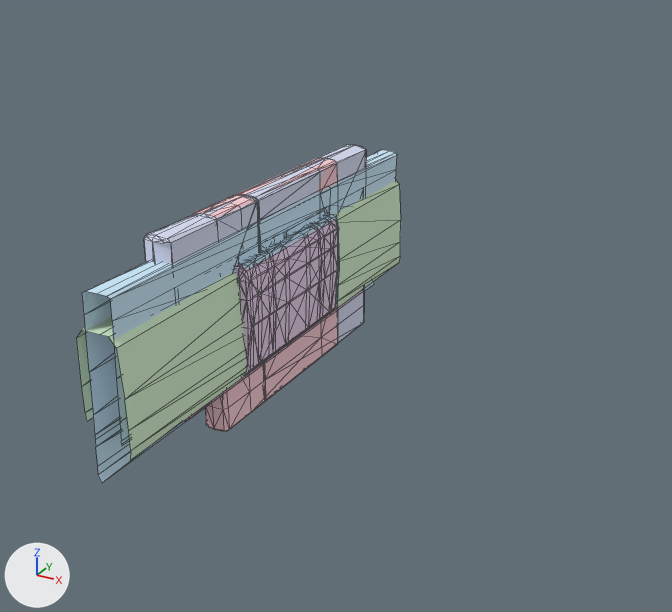
What one commit did to the glTF model static/generation_woimg/1e5cddb968df3efa94437adfc3930a08/view_input_colored.glb.
Rendered twice from a 50 mm lens placed at (0.782, -1.209, 0.596), pointed at (0.099, 0.032, -0.025). Arrows for +X, +Y and +Z are at lower left; the lights stay in place. The older version comes first. Mesh edges are drawn as thin lines. Where no turn or scale is listed for an object, it has been applied to the vertices.

Script lines for the objects in view, before the commit:
```python
ob_geometry_0 = bpy.data.objects.new('geometry_0', me_geometry_0)
ob_geometry_0.location = (0.084, 0.144, -0.323)
ob_geometry_15 = bpy.data.objects.new('geometry_15', me_geometry_15)
ob_geometry_15.location = (0.044, 0.285, 0.148)
ob_geometry_16 = bpy.data.objects.new('geometry_16', me_geometry_16)
ob_geometry_16.location = (-0.063, -0.124, 0.486)
ob_geometry_17 = bpy.data.objects.new('geometry_17', me_geometry_17)
ob_geometry_17.location = (-0.461, 0.185, -0.02)
ob_geometry_18 = bpy.data.objects.new('geometry_18', me_geometry_18)
ob_geometry_18.location = (-0.46, -0.185, -0.013)
ob_geometry_2 = bpy.data.objects.new('geometry_2', me_geometry_2)
ob_geometry_2.location = (0.039, -0.036, 0.324)
ob_geometry_3 = bpy.data.objects.new('geometry_3', me_geometry_3)
ob_geometry_3.location = (-0.302, -0.124, 0.487)
ob_geometry_5 = bpy.data.objects.new('geometry_5', me_geometry_5)
ob_geometry_5.location = (0.089, 0.002, 0.179)
ob_geometry_8 = bpy.data.objects.new('geometry_8', me_geometry_8)
ob_geometry_8.location = (-0.295, 0.001, 0.003)
```
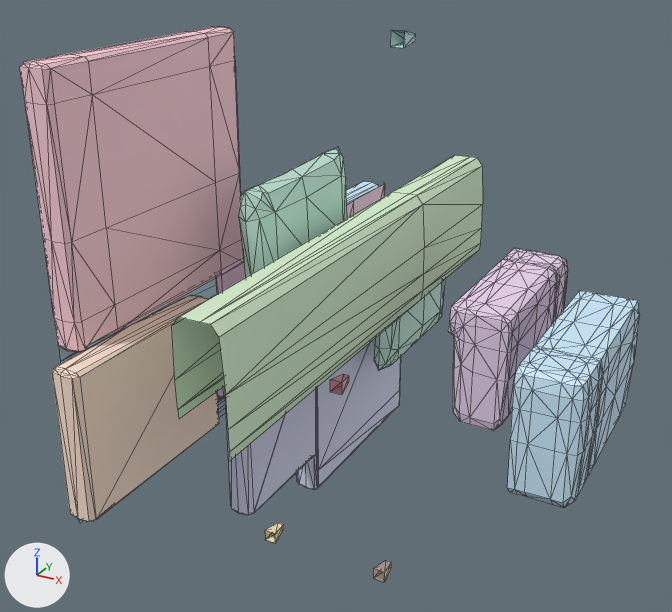
Changed parts and their boxes (x1, y1, x2, y2) in the pictures (672 x 612 px):
'geometry_0', moved
    before: (194, 158, 338, 431)
    after: (20, 27, 244, 352)
'geometry_8', moved
    before: (77, 180, 401, 460)
    after: (172, 155, 483, 462)
'geometry_18', moved
    before: (235, 220, 338, 376)
    after: (448, 248, 568, 431)
'geometry_15', moved (not visible before)
    after: (52, 295, 219, 522)
'geometry_17', moved
    before: (239, 214, 339, 308)
    after: (507, 290, 640, 507)
'geometry_2', moved
    before: (144, 145, 366, 343)
    after: (225, 339, 401, 515)
'geometry_5', moved (mostly hidden afterwards)
    before: (82, 150, 397, 482)
    after: (59, 181, 379, 523)
'geometry_1', moved (not visible before)
    after: (374, 279, 445, 371)
'geometry_3', moved (not visible before)
    after: (373, 560, 391, 583)
'geometry_16', moved (not visible before)
    after: (265, 523, 283, 543)
'geometry_13', unchanged, uncovered by the edit
    after: (239, 147, 347, 277)

Patch to the scene script:
```diff
--- a/static/generation_woimg/1e5cddb968df3efa94437adfc3930a08/view_input_colored.glb.py
+++ b/static/generation_woimg/1e5cddb968df3efa94437adfc3930a08/view_input_colored.glb.py
@@ me_geometry_18 @@
-me_geometry_18.from_pydata(...)  # 229 vertices, 426 faces; spans x 0.412..0.507, y 0.039..0.331, z -0.079..0.105
+me_geometry_18.from_pydata(...)  # 229 vertices, 426 faces; spans x 0.797..0.891, y 0.117..0.409, z -0.108..0.076
+# me_geometry_18 part 1: the whole mesh is moved by (0.384, 0.078, -0.029)
 me_geometry_18.materials.append(mat_generation_woimg_1e5cddb968df3efa94437adfc3930a08_part_18)
@@ me_geometry_17 @@
-me_geometry_17.from_pydata(...)  # 229 vertices, 426 faces; spans x 0.414..0.507, y -0.331..-0.039, z -0.073..0.112
+me_geometry_17.from_pydata(...)  # 229 vertices, 426 faces; spans x 0.946..1.038, y -0.409..-0.117, z -0.094..0.091
+# me_geometry_17 part 2: the whole mesh is moved by (0.532, -0.078, -0.021)
 me_geometry_17.materials.append(mat_generation_woimg_1e5cddb968df3efa94437adfc3930a08_part_17)
@@ me_geometry_16 @@
-me_geometry_16.from_pydata(...)  # 8 vertices, 8 faces; spans x 0.0513..0.0753, y 0.1043..0.1429, z -0.4981..-0.4741
+me_geometry_16.from_pydata(...)  # 8 vertices, 8 faces; spans x -0.0033..0.0206, y 0.167..0.2056, z -1.055..-1.031
+# me_geometry_16 part 3: the whole mesh is moved by (-0.0546, 0.0627, -0.5569)
 me_geometry_16.materials.append(mat_generation_woimg_1e5cddb968df3efa94437adfc3930a08_part_16)
@@ me_geometry_15 @@
-me_geometry_15.from_pydata(...)  # 46 vertices, 71 faces; spans x -0.068..-0.022, y -0.426..-0.144, z -0.257..-0.038
+me_geometry_15.from_pydata(...)  # 46 vertices, 71 faces; spans x -0.051..-0.006, y -0.786..-0.504, z -0.29..-0.071
+# me_geometry_15 part 4: the whole mesh is moved by (0.016, -0.361, -0.032)
 me_geometry_15.materials.append(mat_generation_woimg_1e5cddb968df3efa94437adfc3930a08_part_15)
@@ me_geometry_8 @@
-me_geometry_8.from_pydata(...)  # 36 vertices, 44 faces; spans x 0.257..0.332, y -0.419..0.415, z -0.093..0.086
+me_geometry_8.from_pydata(...)  # 36 vertices, 44 faces; spans x 0.436..0.511, y -0.443..0.392, z -0.026..0.153
+# me_geometry_8 part 5: the whole mesh is moved by (0.178, -0.024, 0.067)
 me_geometry_8.materials.append(mat_generation_woimg_1e5cddb968df3efa94437adfc3930a08_part_8)
@@ me_geometry_5 @@
-me_geometry_5.from_pydata(...)  # 60 vertices, 76 faces; spans x -0.114..-0.063, y -0.421..0.415, z -0.326..-0.034
+me_geometry_5.from_pydata(...)  # 60 vertices, 76 faces; spans x -0.141..-0.09, y -0.445..0.391, z -0.388..-0.095
+# me_geometry_5 part 6: the whole mesh is moved by (-0.026, -0.024, -0.061)
 me_geometry_5.materials.append(mat_generation_woimg_1e5cddb968df3efa94437adfc3930a08_part_5)
@@ me_geometry_3 @@
-me_geometry_3.from_pydata(...)  # 8 vertices, 8 faces; spans x 0.2899..0.3139, y 0.1044..0.1431, z -0.4992..-0.4752
+me_geometry_3.from_pydata(...)  # 8 vertices, 8 faces; spans x 0.4735..0.4975, y 0.1682..0.207, z -1.0571..-1.0332
+# me_geometry_3 part 7: the whole mesh is moved by (0.1836, 0.0639, -0.558)
 me_geometry_3.materials.append(mat_generation_woimg_1e5cddb968df3efa94437adfc3930a08_part_3)
@@ me_geometry_2 @@
-me_geometry_2.from_pydata(...)  # 93 vertices, 182 faces; spans x -0.063..-0.016, y -0.259..0.331, z -0.504..-0.144
+me_geometry_2.from_pydata(...)  # 93 vertices, 182 faces; spans x -0.04..0.006, y -0.125..0.464, z -0.751..-0.392
+# me_geometry_2 part 8: the whole mesh is moved by (0.022, 0.134, -0.248)
 me_geometry_2.materials.append(mat_generation_woimg_1e5cddb968df3efa94437adfc3930a08_part_2)
@@ me_geometry_1 @@
-me_geometry_1.from_pydata(...)  # 78 vertices, 152 faces; spans x 0.199..0.245, y 0.14..0.42, z -0.203..-0.038
+me_geometry_1.from_pydata(...)  # 78 vertices, 152 faces; spans x 0.293..0.339, y 0.494..0.774, z -0.354..-0.188
+# me_geometry_1 part 9: the whole mesh is moved by (0.093, 0.354, -0.15)
 me_geometry_1.materials.append(mat_generation_woimg_1e5cddb968df3efa94437adfc3930a08_part_1)
@@ me_geometry_0 @@
-me_geometry_0.from_pydata(...)  # 106 vertices, 208 faces; spans x -0.109..-0.06, y -0.33..0.042, z 0.144..0.503
+me_geometry_0.from_pydata(...)  # 106 vertices, 208 faces; spans x -0.132..-0.083, y -0.592..-0.22, z 0.392..0.751
+# me_geometry_0 part 10: the whole mesh is moved by (-0.023, -0.262, 0.248)
 me_geometry_0.materials.append(mat_generation_woimg_1e5cddb968df3efa94437adfc3930a08_part_0)
```
